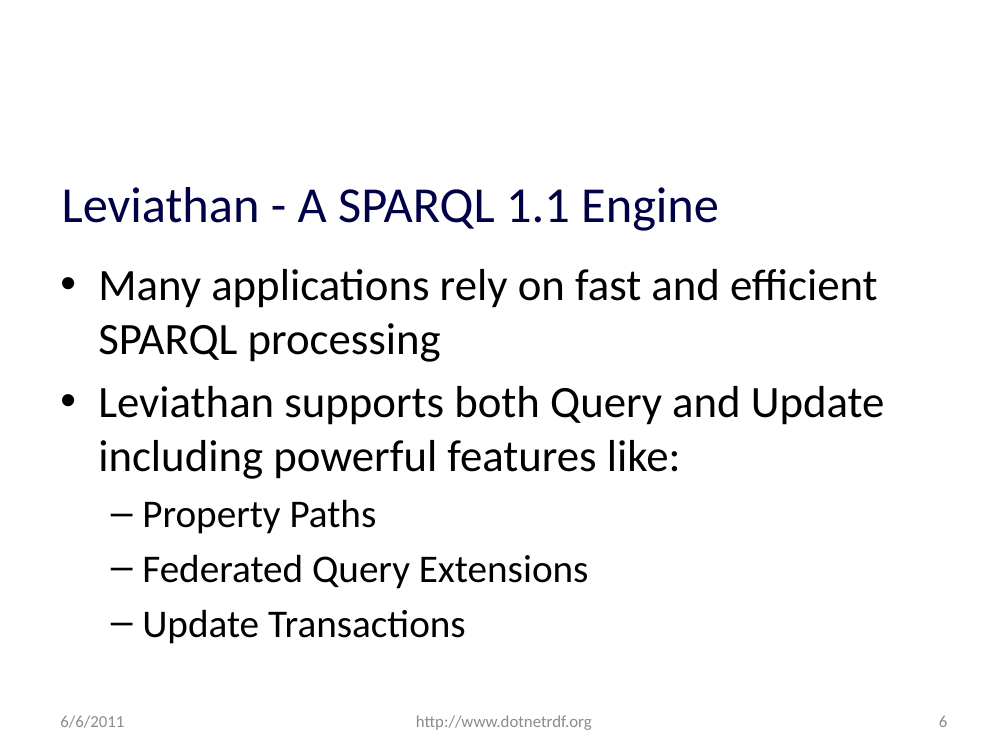
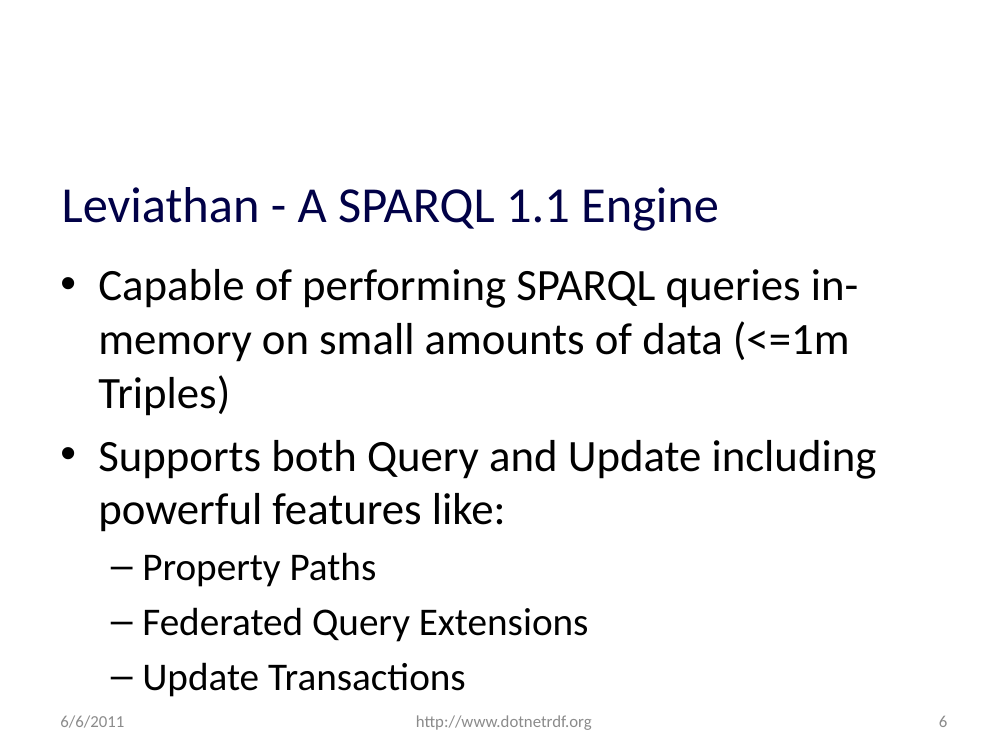
Before and after one commit to JohnGoldsmith/dotnetrdf-wiki, a slide deck: slide 6 of Slides/SemTech West 2011 Lightning Talk.pptx. Drawn at 1008x756 pixels with LibreOffice and Linux fonts; fonts in the diff are those of the drawing; background and template pictures are left out. Boxes give left, top, right and bottom in pixels: in the first picture for what was removed or moved away, otherwise in the second. Text is boxed around its words. In the diff, an @@ line names an element or a change of style, - is before the commit and + after.

```diff
--- a/Slides/SemTech West 2011 Lightning Talk.pptx
+++ b/Slides/SemTech West 2011 Lightning Talk.pptx
@@ text at bbox=[98, 269, 877, 532]: text changed @@
-• Many applications rely on fast and efficient SPARQL processing
-• Leviathan supports both Query and Update including powerful features like:
+• Capable of performing SPARQL queries in-memory on small amounts of data (<=1m Triples)
+• Supports both Query and Update including powerful features like:
```
Also in this commit, not shown: 7 other slides changed, 1 other file.
